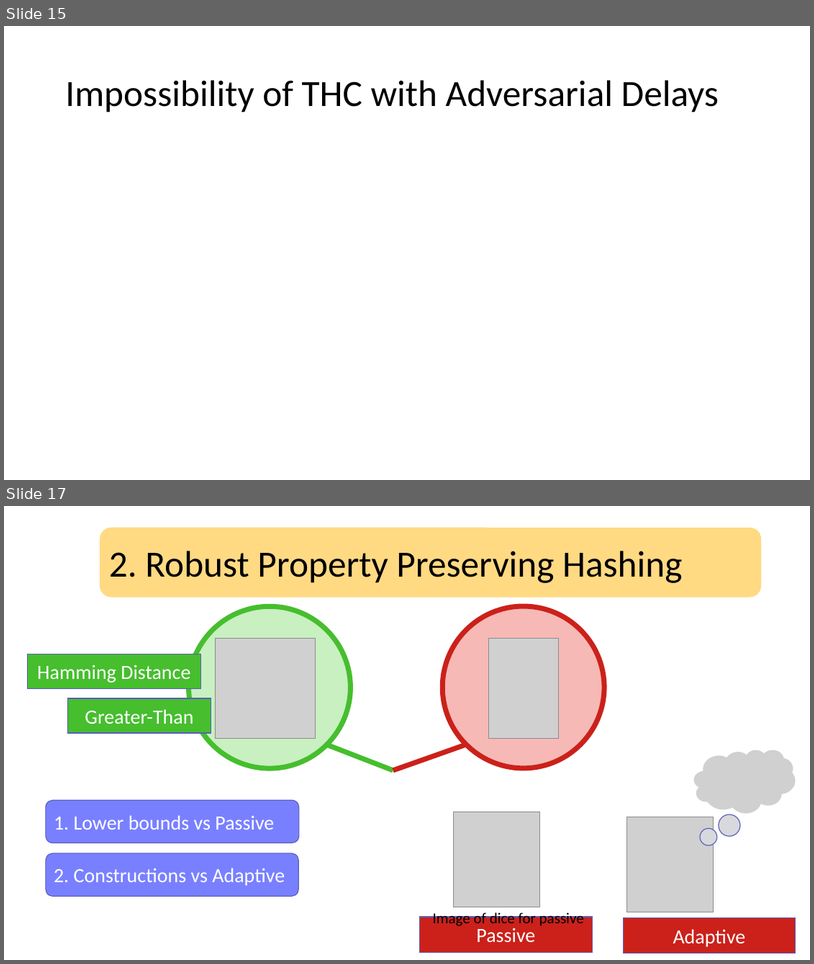
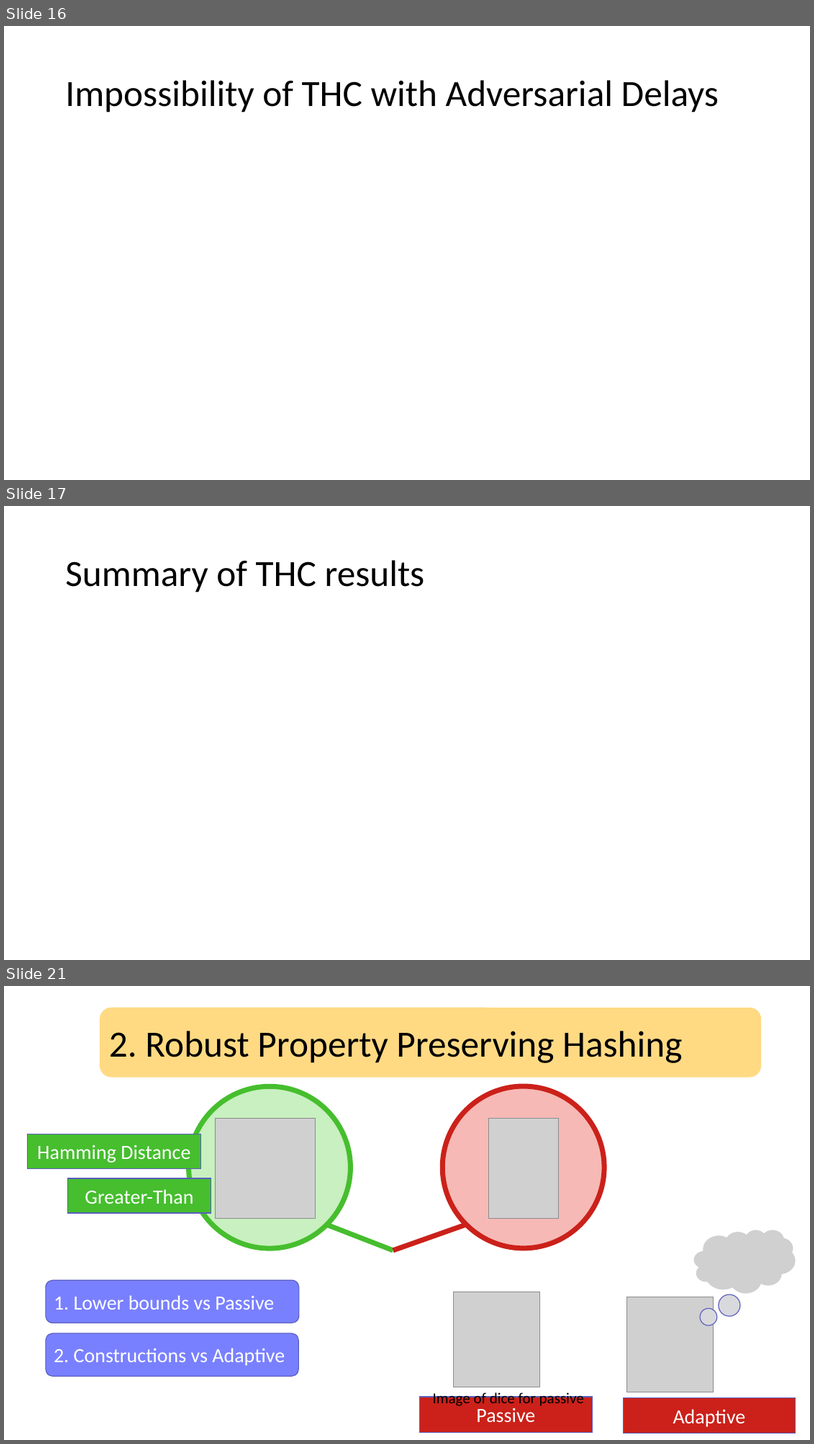
Before and after one commit to riolavigne/thesis, a slide deck: presentation/defense.pptx. Shown one above the other, each under a label of ours: slides 15 and 17 before the commit, slides 16, 17 and 21 after it; the slides between them are not shown. The pictures are 814x964 and 814x1444 pixels, drawn with LibreOffice and Linux fonts; fonts in the diff are those of the drawing; grey boxes stand for pictures. Boxes give left, top, right and bottom in pixels: in the first picture for what was removed or moved away, otherwise in the second. Text is boxed around its words. In the diff, an @@ line names an element or a change of style, - is before the commit and + after.

```diff
--- a/presentation/defense.pptx
+++ b/presentation/defense.pptx
@@ slide 17 added at [4, 506, 810, 960], background #FFFFFF @@
@@ title added at [65, 560, 425, 592], 44 pt, text #000000 @@
+Summary of THC results
@@ what was slide 15 is now slide 16 @@
@@ what was slide 17 is now slide 21 @@
```
Also in this commit, not shown: 11 slides changed, 11 other slides added, 5 other files.
